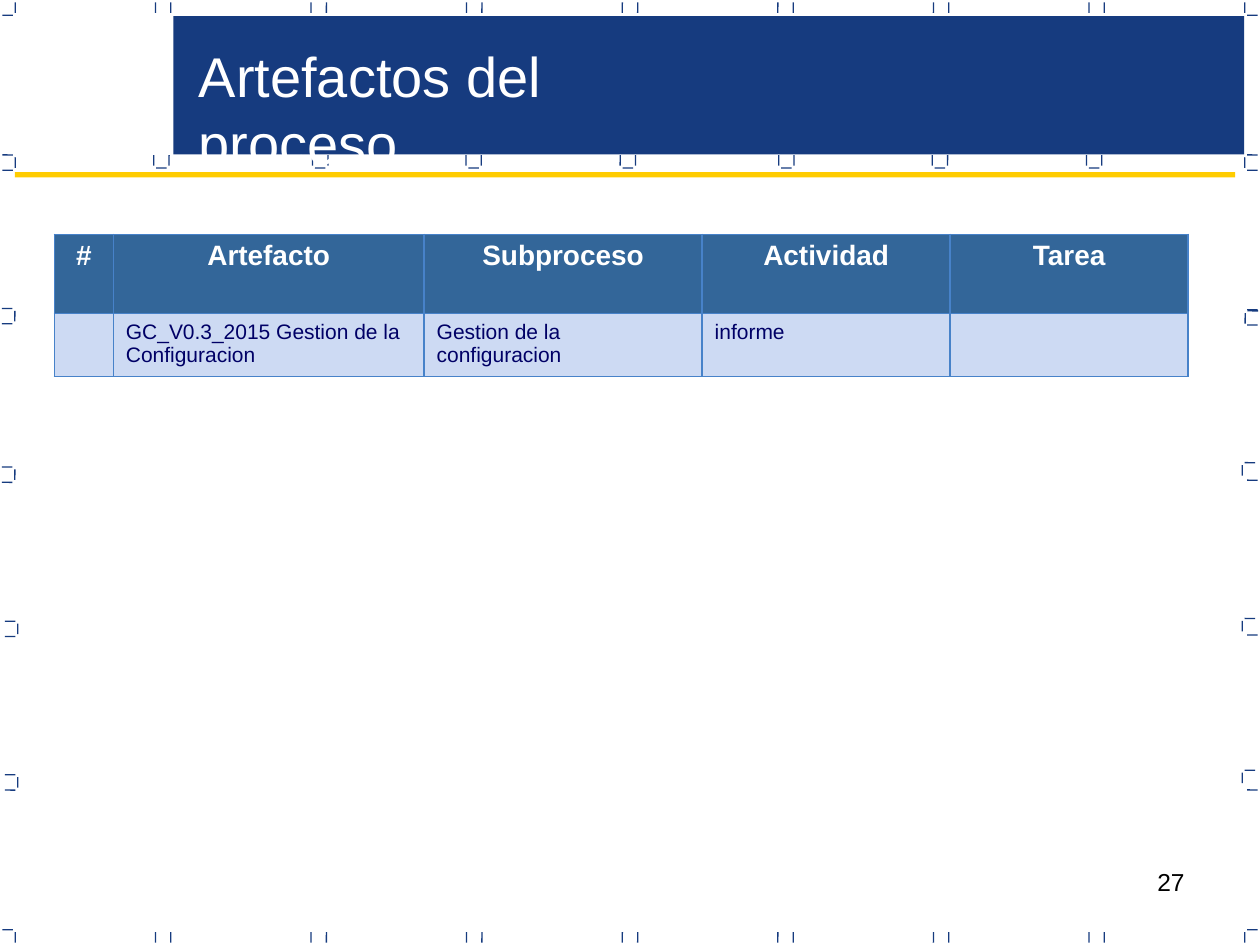
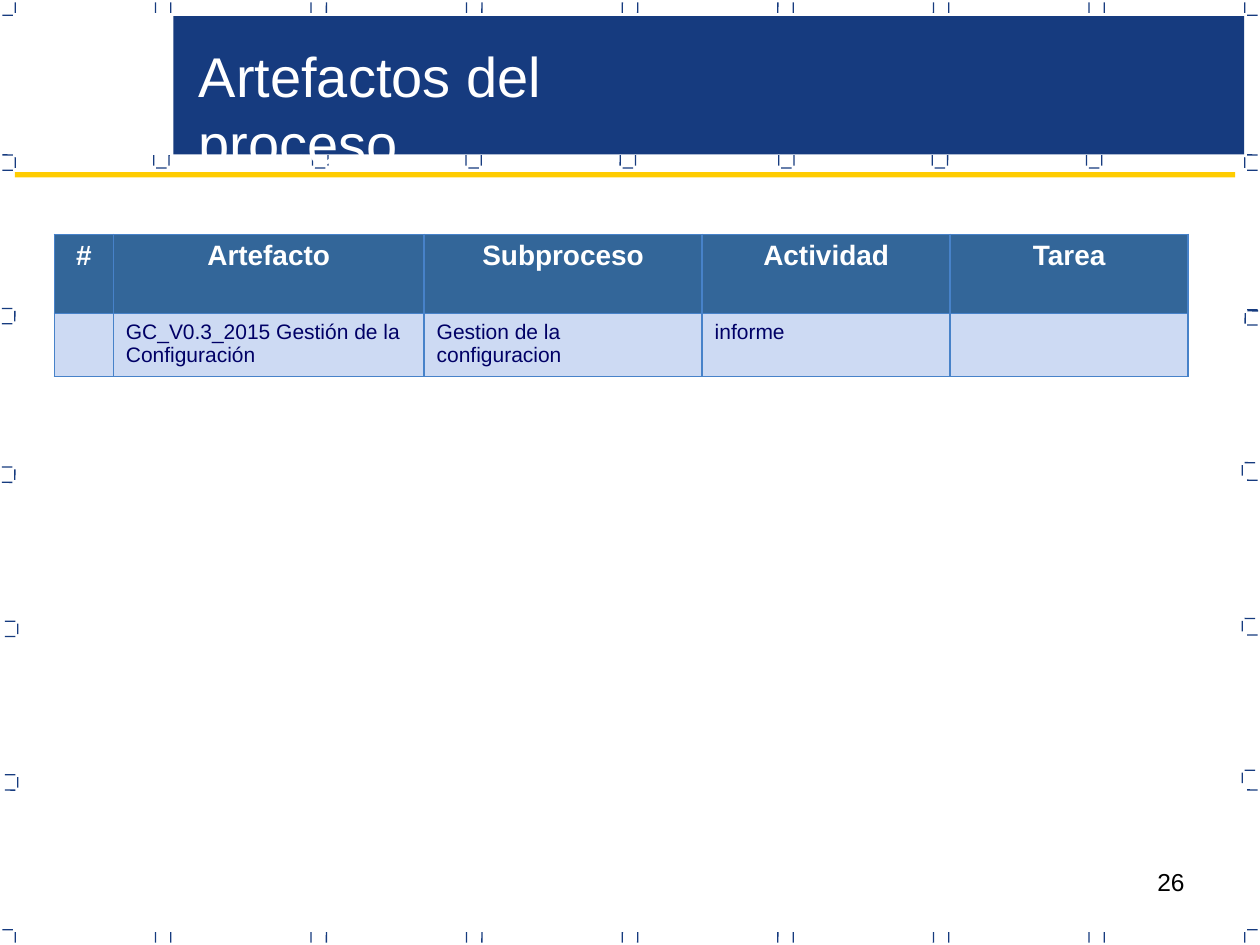
Before and after one commit to CreativeCheeseGame/BoundPhysic, a slide deck: slide 26 of Area de Proceso Gestion Configuracion/PGC_V0.3_2015 Proceso de Gestion de Configuracion.pptx (slide 27 before the commit). Drawn at 1260x945 pixels with LibreOffice and Linux fonts; fonts in the diff are those of the drawing. Boxes give left, top, right and bottom in pixels: in the first picture for what was removed or moved away, otherwise in the second. Text is boxed around its words. In the diff, an @@ line names an element or a change of style, - is before the commit and + after.

```diff
--- a/Area de Proceso Gestion Configuracion/PGC_V0.3_2015 Proceso de Gestion de Configuracion.pptx
+++ b/Area de Proceso Gestion Configuracion/PGC_V0.3_2015 Proceso de Gestion de Configuracion.pptx
@@ table at (x1=54, y1=234, x2=1189, y2=377) @@
-row 2, column 2: GC_V0.3_2015 Gestion de la Configuracion
+row 2, column 2: GC_V0.3_2015 Gestión de la Configuración
@@ page number at (x1=1157, y1=874, x2=1184, y2=892): text changed @@
-27
+26
```
Also in this commit, not shown: 9 other slides changed, 2 slides removed.
